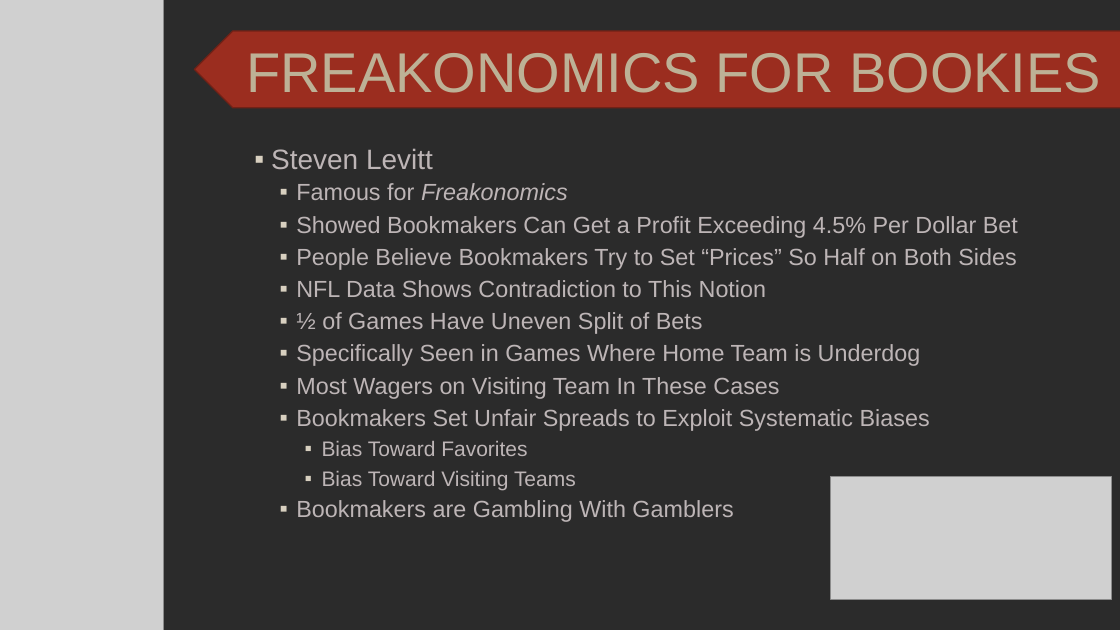
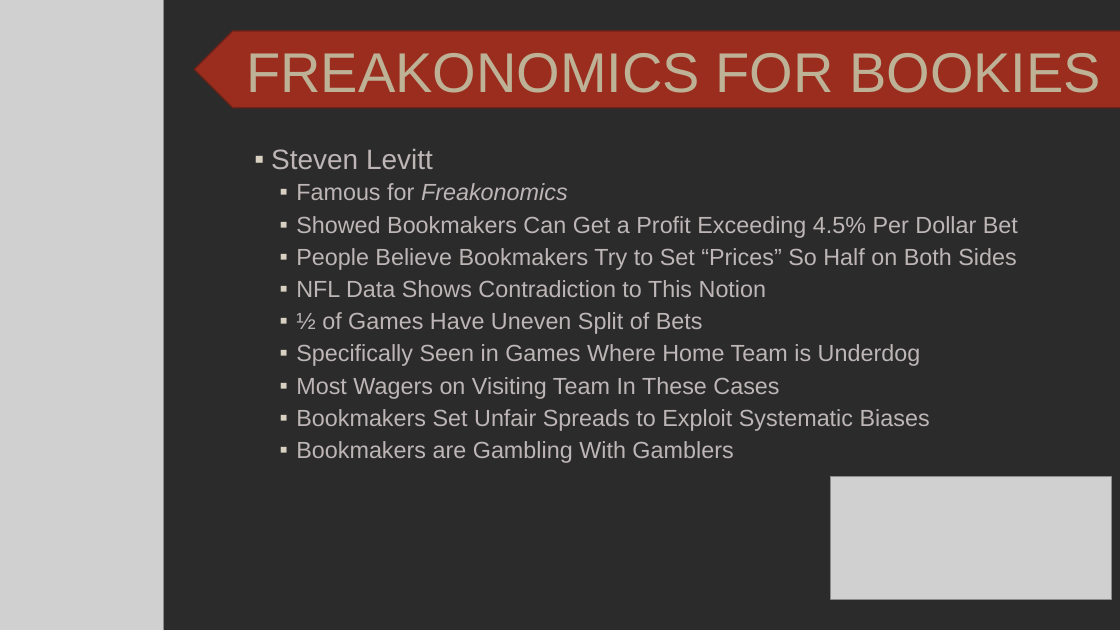
Before and after one commit to SuperMarioGiacomazzo/STOR538_WEBSITE, a slide deck: slide 18 of Slides/Gambling 1/Gambling_1_Lecture.pptx. Drawn at 1120x630 pixels with LibreOffice and Linux fonts; fonts in the diff are those of the drawing; grey boxes stand for pictures; background and template pictures are left out; a plain dark background stands for a picture behind light text. Boxes give left, top, right and bottom in pixels: in the first picture for what was removed or moved away, otherwise in the second. Text is boxed around its words. In the diff, an @@ line names an element or a change of style, - is before the commit and + after.

```diff
--- a/Slides/Gambling 1/Gambling_1_Lecture.pptx
+++ b/Slides/Gambling 1/Gambling_1_Lecture.pptx
@@ text at <box>322,441,576,490</box>: paragraphs removed @@
-    ▪ Bias Toward Favorites
-    ▪ Bias Toward Visiting Teams
```
Also in this commit, not shown: 2 other slides changed, 6 other files.
